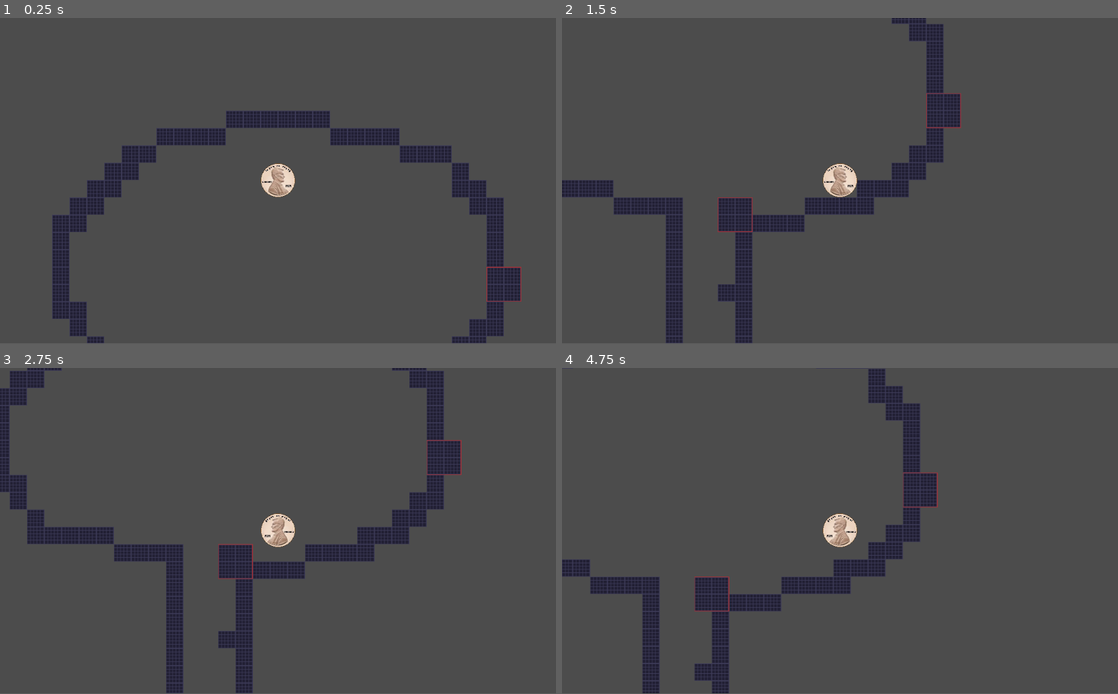
Above: before the commit, frames 1-4 (two rows, left to right).
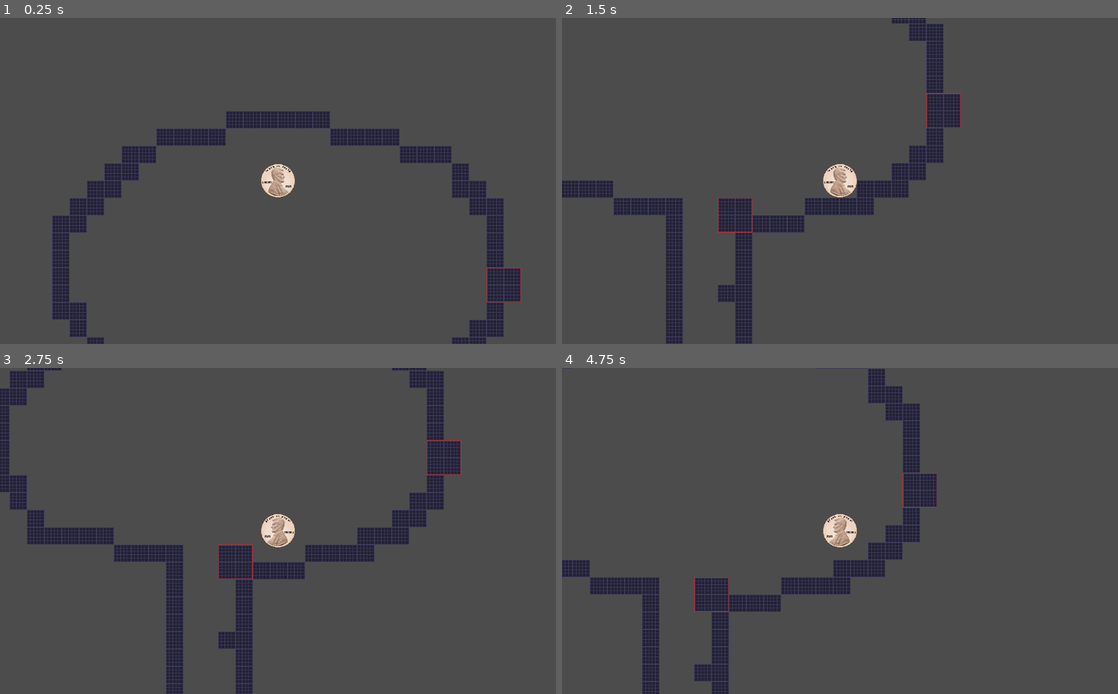
Above: after the commit, the same moments.

Repository: Lgbktb/MoneyGame
Game: Godot game, scene res://scenes/levels/main/main.tscn
Two runs of this game, one before a commit and one after it. Both use one fixed random seed, a clock stepped at 60 frames per second and the inputs below.
Inputs:
- Up to frame 1 (0.25 s): no input
- Up to frame 2 (1.5 s): hold D (move_right) from 0.53 s (still down); tap Space (move_jump) at 0.77 s
- Up to frame 3 (2.75 s): tap Space (move_jump) at 1.52 s; release D (move_right) at 2.03 s; hold A (move_left) from 2.03 s (still down)
- Up to frame 4 (4.75 s): release A (move_left) at 2.78 s; hold D (move_right) 2.78-4.28 s; tap Space (move_jump) at 3.02, 3.77, 4.52 s; tap Enter at 3.5 s; hold A (move_left) from 4.28 s (still down)
In our replay, the window is 800x468 before the commit and 800x469 after it. These sizes can differ from the game's own. Grey fills any space a smaller window leaves; there, only what the larger window draws over its background counts as a difference.

The runs differ from the first frame. In frame 1, 0.4% of the frame differs, in the area x 9-94%, y 44-100%; in frame 2, 0.3%; in frame 3, 0.7%, in the area x 5-83%, y 21-100%; in frame 4, 0.7%.

Commit message:
Modified viewport settings to scale with resize (window resizing doesn't make the viewport bigger) and change from GLES3 to GLES2 due to a known issue with tilemap flickering. With the issues we had with input maps unsure if changes will go through.

Diff:
--- a/project.godot
+++ b/project.godot
@@ -18,6 +18,10 @@
 config/name="MoneyGame_Player"
 run/main_scene="res://scenes/levels/main/main.tscn"
 config/icon="res://icon.png"
+
+[display]
+
+window/stretch/mode="2d"
 
 [input]
 
@@ -53,4 +57,5 @@
 
 [rendering]
 
+quality/driver/driver_name="GLES2"
 environment/default_environment="res://default_env.tres"
